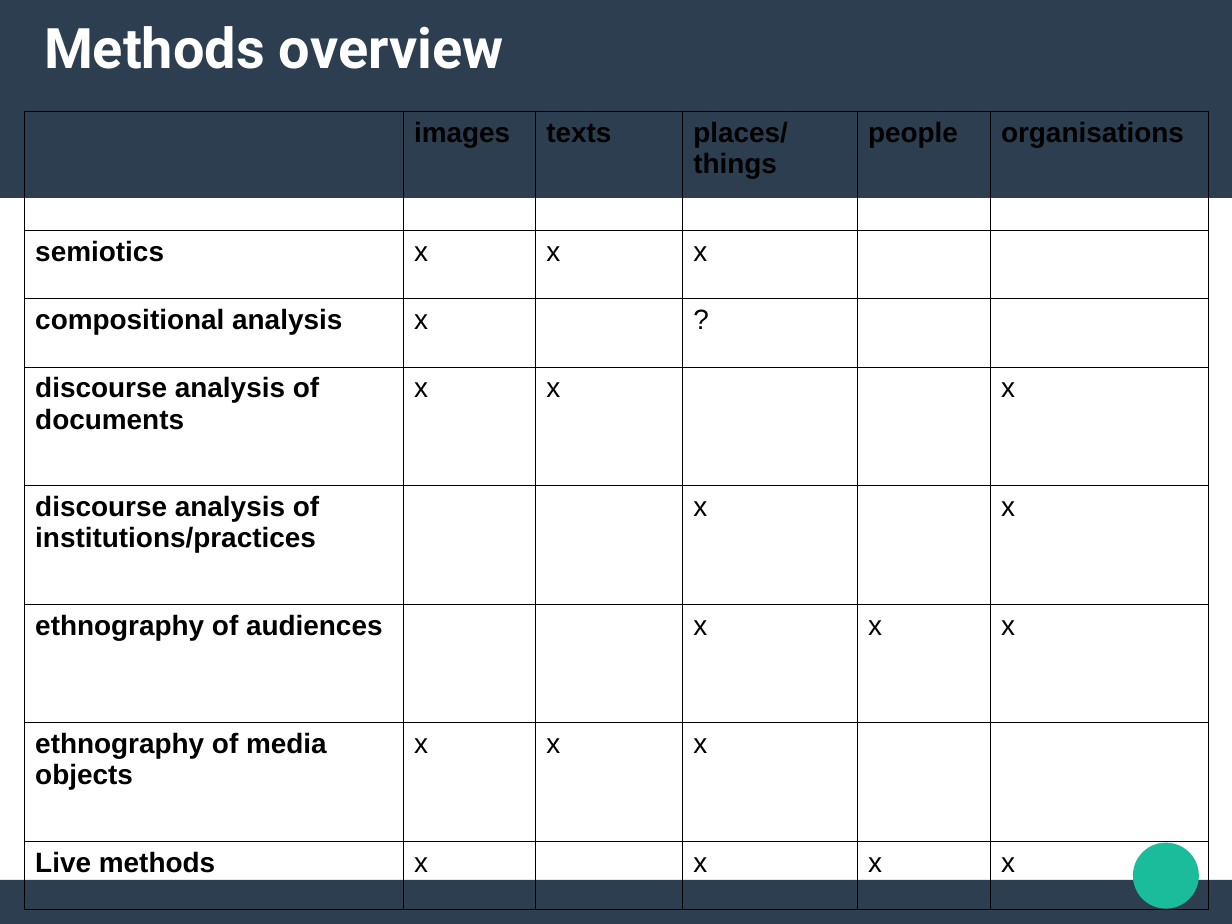
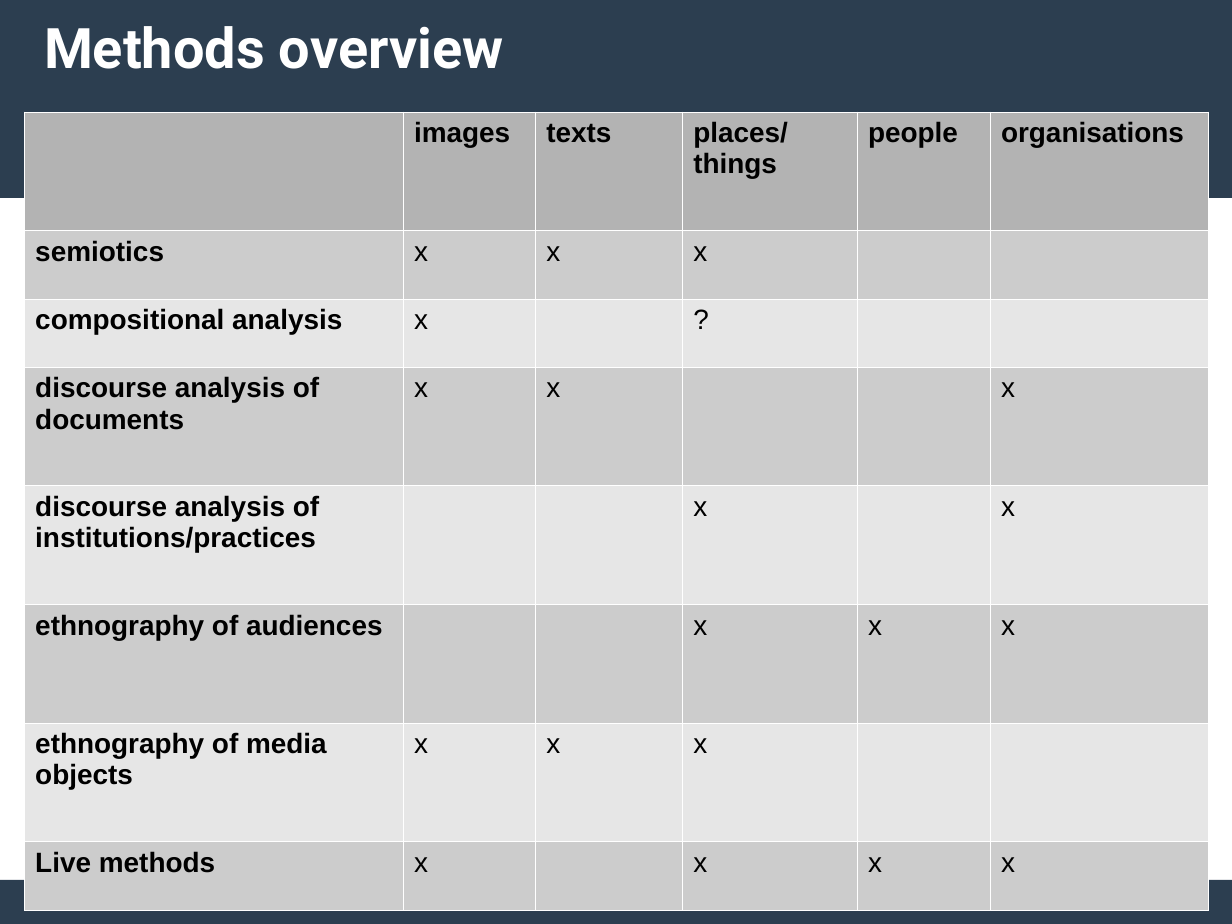
Before and after one commit to rian39/socl923, a slide deck: slide 6 of lectures/week8.odp. Drawn at 1232x924 pixels with LibreOffice and Linux fonts; fonts in the diff are those of the drawing. Boxes give left, top, right and bottom in pixels: in the first picture for what was removed or moved away, otherwise in the second. Text is boxed around its words. In the diff, an @@ line names an element or a change of style, - is before the commit and + after.

```diff
--- a/lectures/week8.odp
+++ b/lectures/week8.odp
@@ table at (25,112,1207,910) @@
@@ fill none to #B3B3B3 in 5 cells @@
@@ fill none to #CCCCCC in 17 cells @@
@@ fill none to #E6E6E6 in 10 cells @@
@@ borders changed @@
```
Also in this commit, not shown: 9 other slides changed, 3 slides added, 2 slides removed, 2 other files.
